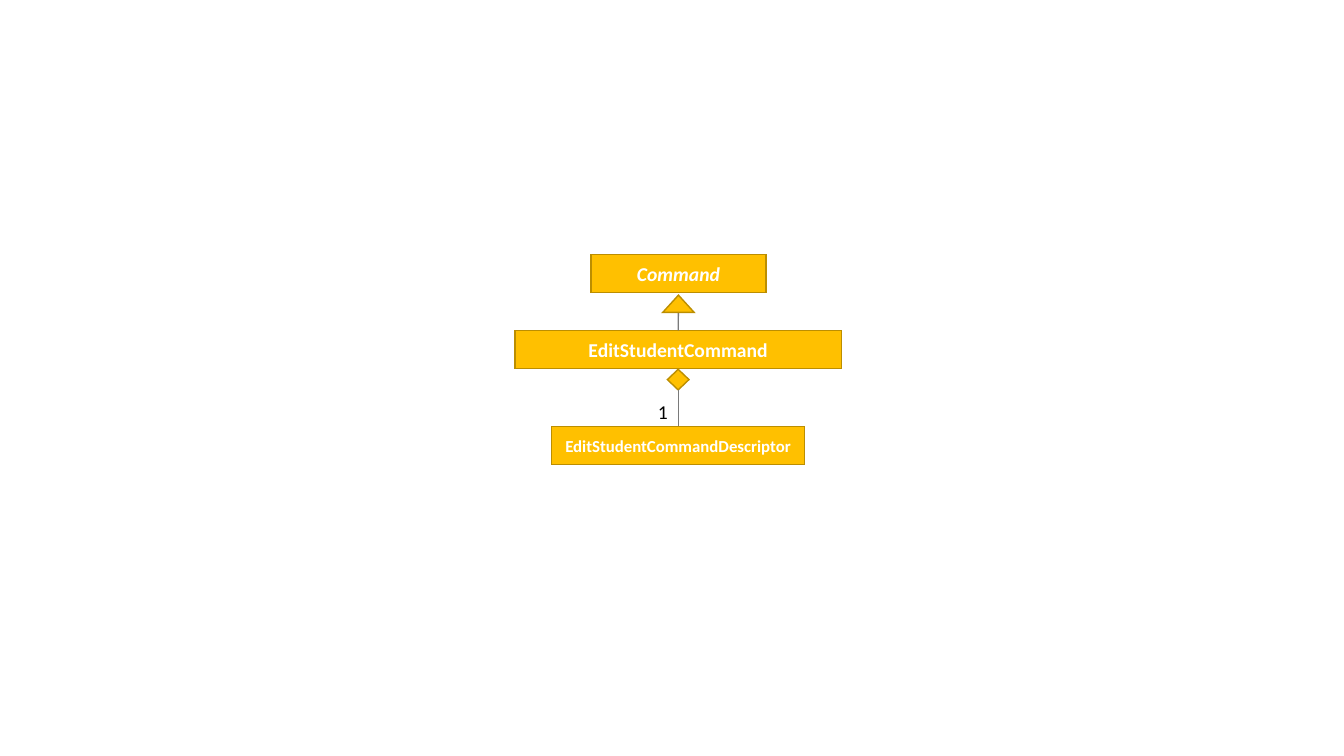
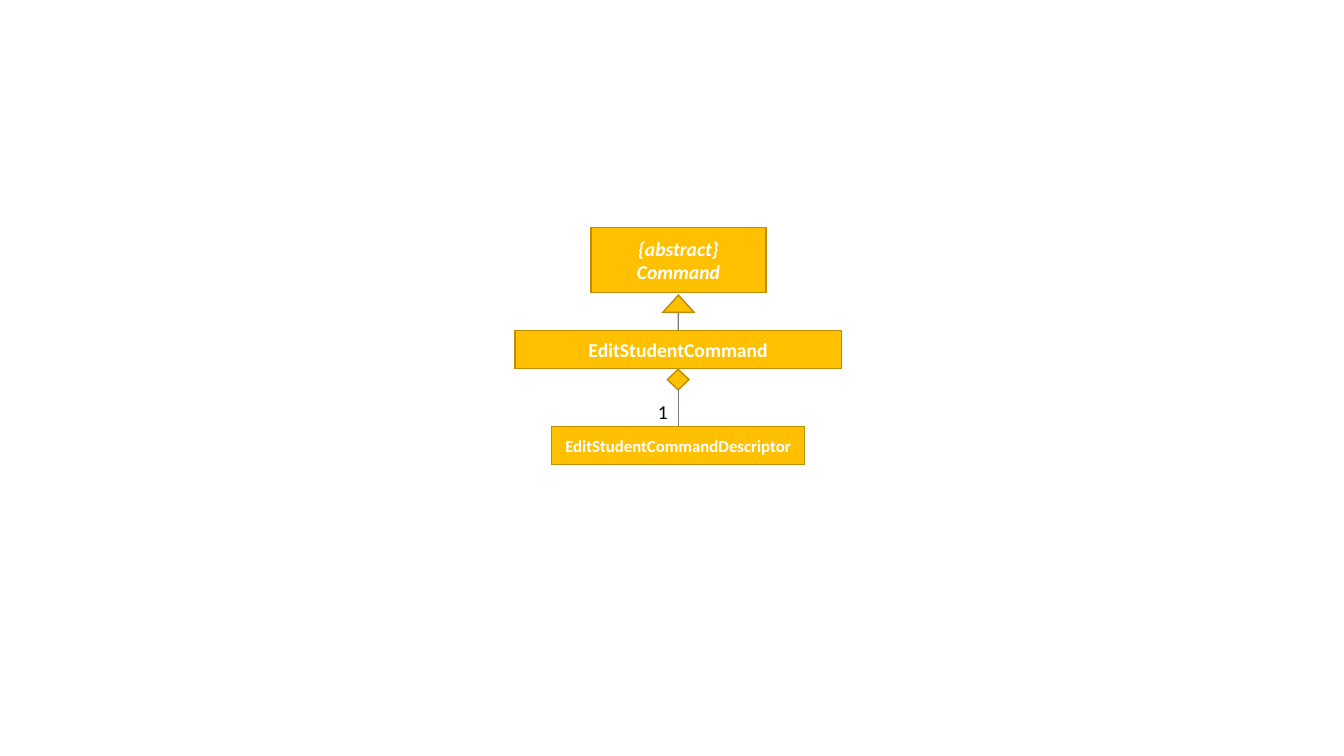
Before and after one commit to deming16/main, a slide deck: slide 1 of docs/diagrams/EditCommandUML.pptx. Drawn at 1344x756 pixels with LibreOffice and Linux fonts; fonts in the diff are those of the drawing. Boxes give left, top, right and bottom in pixels: in the first picture for what was removed or moved away, otherwise in the second. Text is boxed around its words. In the diff, an @@ line names an element or a change of style, - is before the commit and + after.

```diff
--- a/docs/diagrams/EditCommandUML.pptx
+++ b/docs/diagrams/EditCommandUML.pptx
@@ rectangle "{abstract}": place and size @@
-rectangle "{abstract}" at bbox=[591, 254, 766, 292]
+rectangle "{abstract}" at bbox=[591, 228, 766, 293]
@@ text in rectangle at bbox=[638, 241, 718, 259]: paragraph added @@
+{abstract}
```
Also in this commit, not shown: 1 other file.
